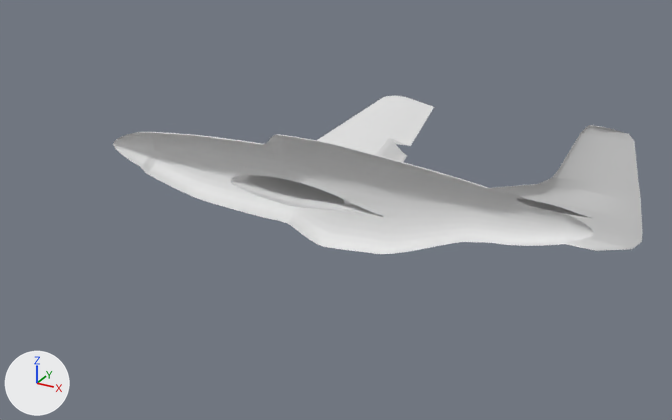
The Blender file p51/openfoam/models/blend/p51_flaps_30.blend as it was, and as the next commit left it.
Rendered twice from a camera (50 mm lens) standing at (8.74, -13.26, 6.27) and looking at (1.6, -0.26, -0.23). Lighting does not change. The marker at lower left points along +X, +Y and +Z.

Objects in the first picture: 'Fuselage'.
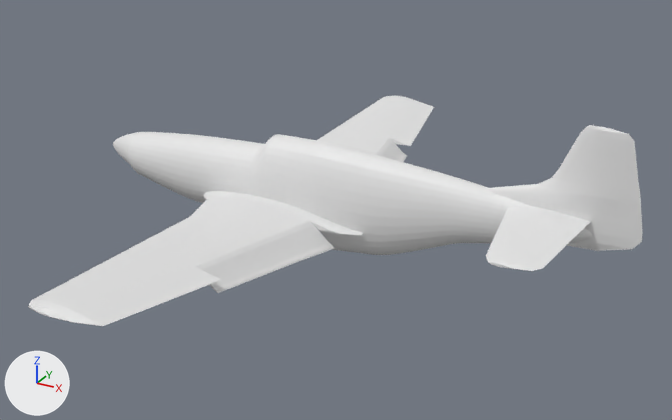
The change, as a list of edits to the scene's bpy script:
```text
Change ob_fuselage:
    add _m = ob_fuselage.modifiers.new('Mirror', 'MIRROR')
    add _m.use_axis = (False, True, False)
    add _m.use_clip = True
```

Boxes (x1, y1, x2, y2) around the edits, measured in the pictures (672 x 420 px):
'Fuselage', modifiers changed (16% wider, 45% taller)
    before: (113, 96, 643, 254)
    after: (28, 96, 643, 326)
